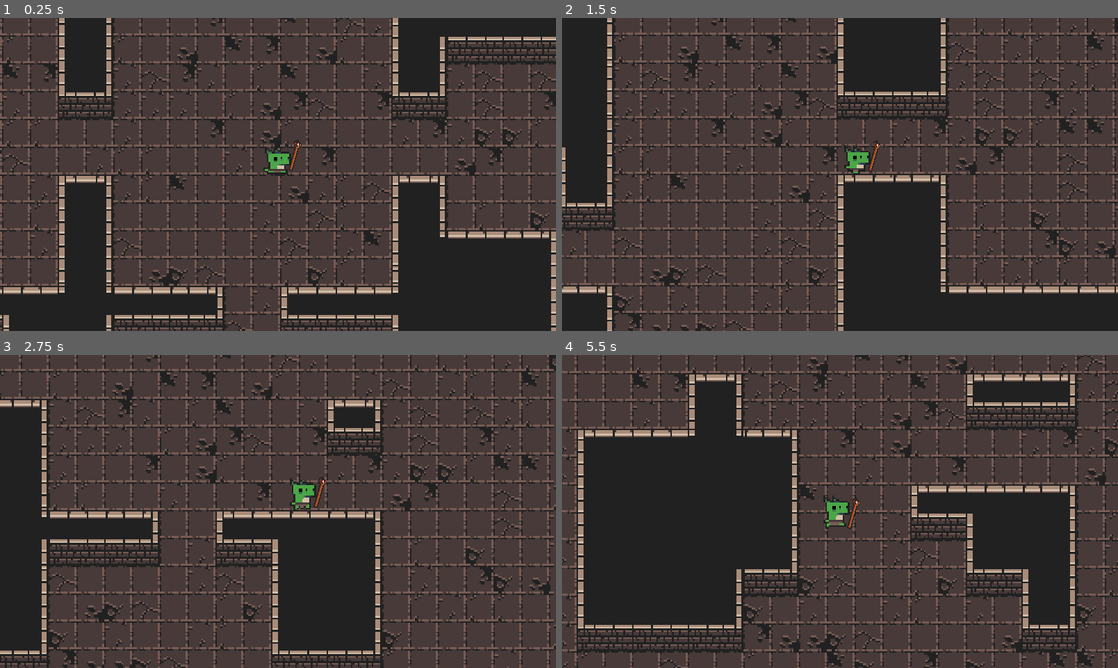
Above: before the commit, frames 1-4 (two rows, left to right).
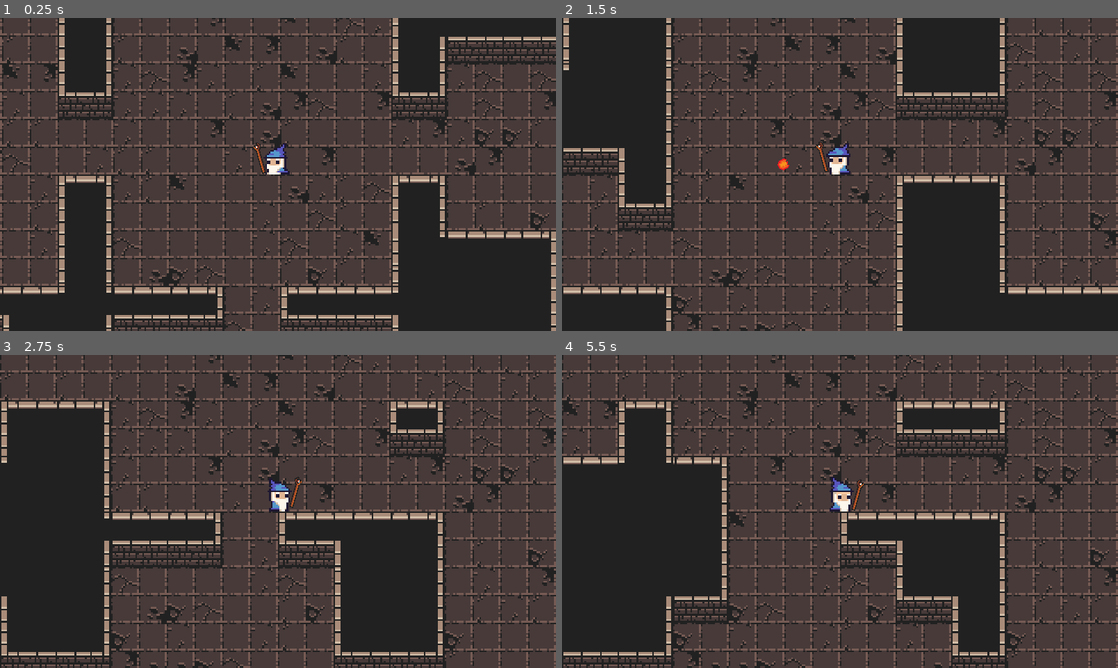
Above: after the commit, the same moments.

Repository: Erdandrej/Dungeoneers
Game: Godot game, scene res://Dungeon/World.tscn
Two runs of this game, one before a commit and one after it. Both use one fixed random seed, a clock stepped at 60 frames per second and the inputs below.
Inputs (mouse positions are in pixels of both pictures, inside the frame that each line leads up to):
- Up to frame 1 (0.25 s): no input
- Up to frame 2 (1.5 s): tap Enter (ui_accept) at 0.5, 0.77 s; move the mouse to (962, 158) at 0.52 s; press the mouse at (962, 158) at 0.53 s; hold Right (ui_right) 0.53-1.28 s; move the mouse to (728, 190) at 1.27 s; release the mouse at (728, 190) at 1.28 s; hold Down (ui_down) from 1.28 s (still down); click (728, 190) at 1.35 s
- Up to frame 3 (2.75 s): tap Enter (ui_accept) at 1.52 s; move the mouse to (333, 442) at 2.02 s; release Down (ui_down) at 2.03 s; press the mouse at (333, 442) at 2.03 s; hold Right (ui_right) from 2.03 s (still down)
- Up to frame 4 (5.5 s): move the mouse to (812, 574) at 2.77 s; release Right (ui_right) at 2.78 s; release the mouse at (812, 574) at 2.78 s; hold Up (ui_up) 2.78-3.53 s; click (812, 574) at 2.85 s; tap Enter (ui_accept) at 3.02, 3.77, 4.52 s; move the mouse to (1006, 558) at 3.52 s; press the mouse at (1006, 558) at 3.53 s; hold Left (ui_left) 3.53-5.03 s; move the mouse to (673, 464) at 4.27 s; release the mouse at (673, 464) at 4.28 s; click (673, 464) at 4.35 s; move the mouse to (867, 511) at 5.02 s; press the mouse at (867, 511) at 5.03 s; hold Down (ui_down) from 5.03 s (still down)

The runs differ from the first frame. In frame 1, 0.5% of the frame differs, in the area x 45-55%, y 38-50%; in frame 2, 45%; in frame 3, 47%; in frame 4, 50%, in the area x 0-100%, y 0-100%.

Commit message:
Add projectile, hurtbox and hitbox

Diff:
--- a/Dungeoneers/Dungeon/World.gd
+++ b/Dungeoneers/Dungeon/World.gd
@@ -17,6 +17,7 @@
 	for location in map:
 		tileMap.set_cellv(location, -1)
 	tileMap.update_bitmask_region(borders.position, borders.end)
+	tileMap.update()
 
 func _input(event):
 	if event.is_action_pressed("ui_accept"):
--- a/Dungeoneers/Dungeon/World.tscn
+++ b/Dungeoneers/Dungeon/World.tscn
@@ -491,6 +491,7 @@
 [node name="Dungeon" type="TileMap" parent="."]
 tile_set = SubResource( 49 )
 cell_size = Vector2( 32, 32 )
+collision_mask = 0
 format = 1
 tile_data = PoolIntArray( -1, 0, 0, -65536, 0, 1, -65535, 0, 1, -65534, 0, 1, -65533, 0, 1, -65532, 0, 1, -65531, 0, 1, …(18798 unchanged characters)…
 
--- /dev/null
+++ b/Dungeoneers/Effects/Blink.shader
@@ -0,0 +1,10 @@
+shader_type canvas_item;
+
+uniform bool active = false;
+
+void fragment() {
+	vec4 previous_color = texture(TEXTURE, UV);
+	vec4 white_color = vec4(1.0, 1.0 ,1.0 , previous_color.a);
+	vec4 new_color = (active == true) ? white_color : previous_color;
+	COLOR = new_color;
+}
--- /dev/null
+++ b/Dungeoneers/Overlap/Hitbox.gd
@@ -0,0 +1,3 @@
+extends Area2D
+
+export var damage = 1
--- /dev/null
+++ b/Dungeoneers/Overlap/Hitbox.tscn
@@ -0,0 +1,8 @@
+[gd_scene load_steps=2 format=2]
+
+[ext_resource path="res://Overlap/Hitbox.gd" type="Script" id=1]
+
+[node name="Hitbox" type="Area2D"]
+script = ExtResource( 1 )
+
+[node name="CollisionShape2D" type="CollisionShape2D" parent="."]
--- /dev/null
+++ b/Dungeoneers/Overlap/Hurtbox.gd
@@ -0,0 +1,29 @@
+extends Area2D
+
+var invincible = false setget set_invincible
+
+onready var timer = $Timer
+onready var collisionShape = $CollisionShape2D
+
+signal invincibility_started
+signal invincibility_ended
+
+func set_invincible(value):
+	invincible = value
+	if invincible == true:
+		emit_signal("invincibility_started")
+	else:
+		emit_signal("invincibility_ended")
+
+func start_invincibility(duration):
+	self.invincible = true
+	timer.start(duration)
+
+func _on_Timer_timeout():
+	self.invincible = false
+
+func _on_Hurtbox_invincibility_ended():
+	collisionShape.disabled = false
+
+func _on_Hurtbox_invincibility_started():
+	collisionShape.set_deferred("disabled", true)
--- /dev/null
+++ b/Dungeoneers/Overlap/Hurtbox.tscn
@@ -0,0 +1,13 @@
+[gd_scene load_steps=2 format=2]
+
+[ext_resource path="res://Overlap/Hurtbox.gd" type="Script" id=1]
+
+[node name="Hurtbox" type="Area2D"]
+script = ExtResource( 1 )
+
+[node name="CollisionShape2D" type="CollisionShape2D" parent="."]
+
+[node name="Timer" type="Timer" parent="."]
+[connection signal="invincibility_ended" from="." to="." method="_on_Hurtbox_invincibility_ended"]
+[connection signal="invincibility_started" from="." to="." method="_on_Hurtbox_invincibility_started"]
+[connection signal="timeout" from="Timer" to="." method="_on_Timer_timeout"]
--- a/Dungeoneers/Player/Player.gd
+++ b/Dungeoneers/Player/Player.gd
@@ -1,5 +1,6 @@
 extends KinematicBody2D
 
+export var HEALTH = 3
 export var ACCELERATION = 500
 export var MAX_SPEED = 80
 export var FRICTION = 500
@@ -9,14 +10,21 @@
 
 onready var sprite = $Sprite
 onready var pivot = $Weapon_Pivot
+onready var cast_point = $Weapon_Pivot/Sprite/Cast_Point
+onready var hurtbox = $Hurtbox
 onready var animationPlayer = $AnimationPlayer
+onready var blinkAnimationPlayer = $BlinkAnimationPlayer
 
 func _physics_process(delta):
 	var input_vector = Vector2.ZERO
-	input_vector.x = Input.get_action_strength("ui_right") - Input.get_action_strength("ui_left")
-	input_vector.y = Input.get_action_strength("ui_down") - Input.get_action_strength("ui_up")
+	input_vector.x = Input.get_action_strength("right") - Input.get_action_strength("left")
+	input_vector.y = Input.get_action_strength("down") - Input.get_action_strength("up")
 	input_vector = input_vector.normalized()
 
+	if global_position.x > get_global_mouse_position().x:
+		h_flip(-1)
+	else:
+		h_flip(1)
 
 	if input_vector != Vector2.ZERO:
 		animationPlayer.play("Run")
@@ -28,11 +36,21 @@
 	velocity = move_and_slide(velocity)
 
 func _unhandled_input(event):
-	if event.is_action_pressed("ui_left"):
-		flip(-1)
-	if event.is_action_pressed("ui_right"):
-		flip(1)
+	if event.is_action_pressed("cast"):
+		var projectile = preload("res://Projectiles/Projectile.tscn").instance()
+		get_parent().add_child(projectile)
+		projectile.shoot(cast_point.global_position)
 
-func flip(scale_x):
+func h_flip(scale_x):
 	sprite.scale.x = scale_x
 	pivot.scale.x = scale_x
+
+func _on_Hurtbox_area_entered(area):
+	HEALTH -= area.damage
+	hurtbox.start_invincibility(0.25)
+
+func _on_Hurtbox_invincibility_started():
+	blinkAnimationPlayer.play("Start")
+
+func _on_Hurtbox_invincibility_ended():
+	blinkAnimationPlayer.play("Stop")
--- a/Dungeoneers/Player/Player.tscn
+++ b/Dungeoneers/Player/Player.tscn
@@ -1,12 +1,22 @@
-[gd_scene load_steps=7 format=2]
+[gd_scene load_steps=13 format=2]
 
 [ext_resource path="res://Player/Player.gd" type="Script" id=1]
-[ext_resource path="res://Player/dino_male.png" type="Texture" id=2]
+[ext_resource path="res://Player/mage_male.png" type="Texture" id=2]
 [ext_resource path="res://Items/staff_fire.png" type="Texture" id=3]
+[ext_resource path="res://Overlap/Hurtbox.tscn" type="PackedScene" id=4]
+[ext_resource path="res://Effects/Blink.shader" type="Shader" id=5]
+
+[sub_resource type="ShaderMaterial" id=5]
+shader = ExtResource( 5 )
+shader_param/active = false
 
 [sub_resource type="CapsuleShape2D" id=1]
 radius = 4.0
-height = 6.0
+height = 8.0
+
+[sub_resource type="CapsuleShape2D" id=6]
+radius = 4.0
+height = 4.0
 
 [sub_resource type="Animation" id=2]
 resource_name = "Idle"
@@ -23,6 +33,30 @@
 "transitions": PoolRealArray( 1, 1, 1, 1 ),
 "update": 1,
 "values": [ 0, 1, 2, 3 ]
+}
+tracks/1/type = "value"
+tracks/1/path = NodePath("Weapon_Pivot/Sprite:position")
+tracks/1/interp = 1
+tracks/1/loop_wrap = true
+tracks/1/imported = false
+tracks/1/enabled = true
+tracks/1/keys = {
+"times": PoolRealArray( 0, 0.1, 0.2, 0.3 ),
+"transitions": PoolRealArray( 1, 1, 1, 1 ),
+"update": 0,
+"values": [ Vector2( 10, -3 ), Vector2( 10, -2 ), Vector2( 10, -1 ), Vector2( 10, -2 ) ]
+}
+tracks/2/type = "value"
+tracks/2/path = NodePath("Weapon_Pivot/Sprite:rotation_degrees")
+tracks/2/interp = 1
+tracks/2/loop_wrap = true
+tracks/2/imported = false
+tracks/2/enabled = true
+tracks/2/keys = {
+"times": PoolRealArray( 0, 0.1, 0.2, 0.3 ),
+"transitions": PoolRealArray( 1, 1, 1, 1 ),
+"update": 0,
+"values": [ 15.6867, 15.6867, 15.6867, 15.6867 ]
 }
 
 [sub_resource type="Animation" id=3]
@@ -41,8 +75,66 @@
 "update": 1,
 "values": [ 4, 5, 6, 7 ]
 }
+tracks/1/type = "value"
+tracks/1/path = NodePath("Weapon_Pivot/Sprite:position")
+tracks/1/interp = 1
+tracks/1/loop_wrap = true
+tracks/1/imported = false
+tracks/1/enabled = true
+tracks/1/keys = {
+"times": PoolRealArray( 0, 0.1, 0.2, 0.3 ),
+"transitions": PoolRealArray( 1, 1, 1, 1 ),
+"update": 0,
+"values": [ Vector2( 10, -3 ), Vector2( 10, -4 ), Vector2( 10, -3 ), Vector2( 10, -2 ) ]
+}
+tracks/2/type = "value"
+tracks/2/path = NodePath("Weapon_Pivot/Sprite:rotation_degrees")
+tracks/2/interp = 1
+tracks/2/loop_wrap = true
+tracks/2/imported = false
+tracks/2/enabled = true
+tracks/2/keys = {
+"times": PoolRealArray( 0, 0.1, 0.2, 0.3 ),
+"transitions": PoolRealArray( 1, 1, 1, 1 ),
+"update": 0,
+"values": [ 15.6867, 15.6867, 15.6867, 15.6867 ]
+}
+
+[sub_resource type="Animation" id=7]
+resource_name = "Start"
+length = 0.2
+loop = true
+tracks/0/type = "value"
+tracks/0/path = NodePath("Sprite:material:shader_param/active")
+tracks/0/interp = 1
+tracks/0/loop_wrap = true
+tracks/0/imported = false
+tracks/0/enabled = true
+tracks/0/keys = {
+"times": PoolRealArray( 0, 0.1 ),
+"transitions": PoolRealArray( 1, 1 ),
+"update": 1,
+"values": [ true, false ]
+}
+
+[sub_resource type="Animation" id=8]
+resource_name = "Stop"
+length = 0.1
+tracks/0/type = "value"
+tracks/0/path = NodePath("Sprite:material:shader_param/active")
+tracks/0/interp = 1
+tracks/0/loop_wrap = true
+tracks/0/imported = false
+tracks/0/enabled = true
+tracks/0/keys = {
+"times": PoolRealArray( 0 ),
+"transitions": PoolRealArray( 1 ),
+"update": 1,
+"values": [ false ]
+}
 
 [node name="Player" type="KinematicBody2D"]
+collision_layer = 2
 script = ExtResource( 1 )
 
 [node name="Weapon_Pivot" type="Position2D" parent="."]
@@ -54,15 +146,37 @@
 scale = Vector2( 0.6, 0.6 )
 texture = ExtResource( 3 )
 
+[node name="Cast_Point" type="Position2D" parent="Weapon_Pivot/Sprite"]
+position = Vector2( 0.0528927, -10.917 )
+
 [node name="Sprite" type="Sprite" parent="."]
+material = SubResource( 5 )
 position = Vector2( 0, -16 )
 texture = ExtResource( 2 )
 hframes = 9
 
-[node name="CollisionShape2D" type="CollisionShape2D" parent="."]
+[node name="Shape" type="CollisionShape2D" parent="."]
+visible = false
 position = Vector2( 0, -8 )
 shape = SubResource( 1 )
+
+[node name="Hurtbox" parent="." instance=ExtResource( 4 )]
+collision_layer = 8
+collision_mask = 2147483648
+
+[node name="CollisionShape2D" parent="Hurtbox" index="0"]
+position = Vector2( 0, -8 )
+shape = SubResource( 6 )
 
 [node name="AnimationPlayer" type="AnimationPlayer" parent="."]
 anims/Idle = SubResource( 2 )
 anims/Run = SubResource( 3 )
+
+[node name="BlinkAnimationPlayer" type="AnimationPlayer" parent="."]
+anims/Start = SubResource( 7 )
+anims/Stop = SubResource( 8 )
+[connection signal="area_entered" from="Hurtbox" to="." method="_on_Hurtbox_area_entered"]
+[connection signal="invincibility_ended" from="Hurtbox" to="." method="_on_Hurtbox_invincibility_ended"]
+[connection signal="invincibility_started" from="Hurtbox" to="." method="_on_Hurtbox_invincibility_started"]
+
+[editable path="Hurtbox"]
--- /dev/null
+++ b/Dungeoneers/Projectiles/Projectile.gd
@@ -0,0 +1,18 @@
+extends Node2D
+
+var speed = 200
+
+onready var sprite = $Sprite
+
+func shoot(start_pos):
+	self.global_position = start_pos
+	var direction = (start_pos.direction_to(get_global_mouse_position())).normalized()
+	self.linear_velocity = direction * speed
+	sprite.rotate(get_global_mouse_position().angle_to_point(global_position))
+
+func _on_Hitbox_area_entered(area):
+	queue_free()
+
+func _on_Hitbox_body_entered(body):
+	if body is TileMap:
+		queue_free()
--- /dev/null
+++ b/Dungeoneers/Projectiles/Projectile.tscn
@@ -0,0 +1,36 @@
+[gd_scene load_steps=6 format=2]
+
+[ext_resource path="res://Projectiles/fireball.png" type="Texture" id=1]
+[ext_resource path="res://Overlap/Hitbox.tscn" type="PackedScene" id=2]
+[ext_resource path="res://Projectiles/Projectile.gd" type="Script" id=3]
+
+[sub_resource type="CircleShape2D" id=2]
+radius = 2.0
+
+[sub_resource type="CircleShape2D" id=1]
+radius = 3.0
+
+[node name="Projectile" type="RigidBody2D"]
+collision_layer = 32
+collision_mask = 0
+gravity_scale = 0.0
+script = ExtResource( 3 )
+
+[node name="Sprite" type="Sprite" parent="."]
+scale = Vector2( 0.25, 0.25 )
+texture = ExtResource( 1 )
+
+[node name="Shape" type="CollisionShape2D" parent="."]
+visible = false
+shape = SubResource( 2 )
+
+[node name="Hitbox" parent="." instance=ExtResource( 2 )]
+collision_layer = 32
+collision_mask = 17
+
+[node name="CollisionShape2D" parent="Hitbox" index="0"]
+shape = SubResource( 1 )
+[connection signal="area_entered" from="Hitbox" to="." method="_on_Hitbox_area_entered"]
+[connection signal="body_entered" from="Hitbox" to="." method="_on_Hitbox_body_entered"]
+
+[editable path="Hitbox"]
--- a/Dungeoneers/project.godot
+++ b/Dungeoneers/project.godot
@@ -27,6 +27,8 @@
 
 window/size/width=1280
 window/size/height=720
+mouse_cursor/custom_image="res://UI/cursor.png"
+mouse_cursor/custom_image_hotspot=Vector2( 24, 24 )
 window/stretch/mode="2d"
 window/stretch/aspect="keep"
 
@@ -62,6 +64,40 @@
 , Object(InputEventJoypadButton,"resource_local_to_scene":false,"resource_name":"","device":0,"button_index":0,"pressure":0.0,"pressed":false,"script":null)
  ]
 }
+left={
+"deadzone": 0.5,
+"events": [ Object(InputEventKey,"resource_local_to_scene":false,"resource_name":"","device":0,"alt":false,"shift":false,"control":false,"meta":false,"command":false,"pressed":false,"scancode":65,"unicode":0,"echo":false,"script":null)
+ ]
+}
+right={
+"deadzone": 0.5,
+"events": [ Object(InputEventKey,"resource_local_to_scene":false,"resource_name":"","device":0,"alt":false,"shift":false,"control":false,"meta":false,"command":false,"pressed":false,"scancode":68,"unicode":0,"echo":false,"script":null)
+ ]
+}
+up={
+"deadzone": 0.5,
+"events": [ Object(InputEventKey,"resource_local_to_scene":false,"resource_name":"","device":0,"alt":false,"shift":false,"control":false,"meta":false,"command":false,"pressed":false,"scancode":87,"unicode":0,"echo":false,"script":null)
+ ]
+}
+down={
+"deadzone": 0.5,
+"events": [ Object(InputEventKey,"resource_local_to_scene":false,"resource_name":"","device":0,"alt":false,"shift":false,"control":false,"meta":false,"command":false,"pressed":false,"scancode":83,"unicode":0,"echo":false,"script":null)
+ ]
+}
+cast={
+"deadzone": 0.5,
+"events": [ Object(InputEventMouseButton,"resource_local_to_scene":false,"resource_name":"","device":0,"alt":false,"shift":false,"control":false,"meta":false,"command":false,"button_mask":0,"position":Vector2( 0, 0 ),"global_position":Vector2( 0, 0 ),"factor":1.0,"button_index":1,"pressed":false,"doubleclick":false,"script":null)
+ ]
+}
+
+[layer_names]
+
+2d_physics/layer_1="World"
+2d_physics/layer_2="Player"
+2d_physics/layer_3="Enemy"
+2d_physics/layer_4="PlayerHurtbox"
+2d_physics/layer_5="EnemyHurtbox"
+2d_physics/layer_6="Projectile"
 
 [rendering]
 
Binary file added: Dungeoneers/Player/mage_male.png
Not shown, added: Dungeoneers/Player/mage_male.png.import
Binary file added: Dungeoneers/Projectiles/fireball.png
Not shown, added: Dungeoneers/Projectiles/fireball.png.import
Binary file added: Dungeoneers/UI/cursor.png
Not shown, added: Dungeoneers/UI/cursor.png.import
